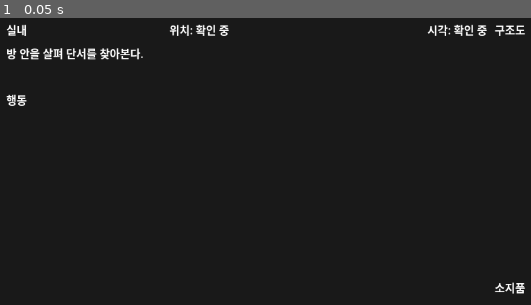
Above: before the commit, frame 1.
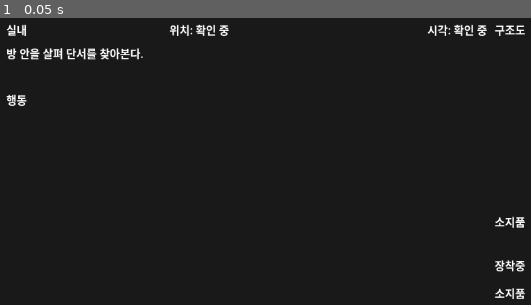
Above: after the commit, the same moment.

Repository: Pupre/apocalypse
Game: Godot game, scene res://scenes/indoor/indoor_mode.tscn
The game is run twice, just before and just after one commit, with the same random seed, the same clock (stepped at 60 frames per second) and the same inputs. This scene is started directly instead of the project's main scene.
Inputs:
- Up to frame 1 (0.05 s): no input

The runs differ from the first frame. In frame 1, 0.5% of the frame differs, in the area x 93-99%, y 68-98%.

Commit message:
fix: stabilize indoor storage and equipment ui

Diff:
--- a/game/scenes/indoor/indoor_mode.tscn
+++ b/game/scenes/indoor/indoor_mode.tscn
@@ -96,7 +96,21 @@
 autowrap_mode = 3
 text = ""
 
-[node name="InventoryItems" type="VBoxContainer" parent="Panel/Layout/Sidebar/InventoryPanel/VBox"]
+[node name="EquippedHeadingLabel" type="Label" parent="Panel/Layout/Sidebar/InventoryPanel/VBox"]
+text = "장착중"
+
+[node name="EquippedItems" type="VBoxContainer" parent="Panel/Layout/Sidebar/InventoryPanel/VBox"]
+theme_override_constants/separation = 4
+
+[node name="InventoryHeadingLabel" type="Label" parent="Panel/Layout/Sidebar/InventoryPanel/VBox"]
+text = "소지품"
+
+[node name="InventoryScroll" type="ScrollContainer" parent="Panel/Layout/Sidebar/InventoryPanel/VBox"]
+custom_minimum_size = Vector2(0, 140)
+size_flags_vertical = 3
+horizontal_scroll_mode = 0
+
+[node name="InventoryItems" type="VBoxContainer" parent="Panel/Layout/Sidebar/InventoryPanel/VBox/InventoryScroll"]
 theme_override_constants/separation = 6
 
 [node name="ItemSheet" type="PanelContainer" parent="."]
--- a/game/scripts/indoor/indoor_action_resolver.gd
+++ b/game/scripts/indoor/indoor_action_resolver.gd
@@ -120,7 +120,7 @@
 
 	var action := _get_action(event_data, event_state, action_id, run_state)
 	if action.is_empty():
-		var move_action := _get_move_action(event_data, event_state, action_id)
+		var move_action := _get_move_action(event_data, event_state, action_id, run_state)
 		if not move_action.is_empty():
 			return _apply_move_action(run_state, event_data, event_state, move_action)
 
@@ -246,8 +246,8 @@
 	return actions
 
 
-func _get_move_action(event_data: Dictionary, event_state: Dictionary, action_id: String) -> Dictionary:
-	for action in get_move_actions(event_data, event_state):
+func _get_move_action(event_data: Dictionary, event_state: Dictionary, action_id: String, run_state = null) -> Dictionary:
+	for action in get_move_actions(event_data, event_state, run_state):
 		if String(action.get("id", "")) == action_id:
 			return action
 
--- a/game/scripts/indoor/indoor_director.gd
+++ b/game/scripts/indoor/indoor_director.gd
@@ -162,6 +162,25 @@
 			"action_id": "inspect_inventory_%s" % item_id,
 		})
 
+	return rows
+
+
+func get_equipped_rows() -> Array[String]:
+	if _run_state == null:
+		var empty_rows: Array[String] = ["장착중인 장비 없음"]
+		return empty_rows
+
+	var slot_order := ["back", "body", "feet", "hands"]
+	var rows: Array[String] = []
+	for slot_id in slot_order:
+		var equipped_item: Dictionary = _run_state.equipped_items.get(slot_id, {})
+		if equipped_item.is_empty():
+			continue
+		rows.append("%s: %s" % [_slot_label(slot_id), _item_name(equipped_item, slot_id)])
+
+	if rows.is_empty():
+		var fallback_rows: Array[String] = ["장착중인 장비 없음"]
+		return fallback_rows
 	return rows
 
 
@@ -316,7 +335,14 @@
 			state_changed.emit()
 			return true
 		_selected_inventory_item_id = ""
-		_event_state["last_feedback_message"] = "%s 장착했다." % _item_name(equip_item_data, equip_item_id)
+		var replaced_item: Dictionary = equip_result.get("replaced_item", {})
+		if replaced_item.is_empty():
+			_event_state["last_feedback_message"] = "%s 장착했다." % _item_name(equip_item_data, equip_item_id)
+		else:
+			_event_state["last_feedback_message"] = "%s 장착했다. %s는 가방에 넣었다." % [
+				_item_name(equip_item_data, equip_item_id),
+				_item_name(replaced_item, String(replaced_item.get("id", "")))
+			]
 		state_changed.emit()
 		return true
 
--- a/game/scripts/indoor/indoor_mode.gd
+++ b/game/scripts/indoor/indoor_mode.gd
@@ -13,6 +13,7 @@
 var _minimap: Control = null
 var _inventory_title_label: Label = null
 var _inventory_status_label: Label = null
+var _equipped_items: VBoxContainer = null
 var _inventory_items: VBoxContainer = null
 var _item_sheet: Control = null
 var _item_sheet_title: Label = null
@@ -112,7 +113,8 @@
 	_minimap = get_node_or_null("Panel/Layout/Sidebar/MinimapPanel/VBox/MapNodes") as Control
 	_inventory_title_label = get_node_or_null("Panel/Layout/Sidebar/InventoryPanel/VBox/TitleLabel") as Label
 	_inventory_status_label = get_node_or_null("Panel/Layout/Sidebar/InventoryPanel/VBox/StatusLabel") as Label
-	_inventory_items = get_node_or_null("Panel/Layout/Sidebar/InventoryPanel/VBox/InventoryItems") as VBoxContainer
+	_equipped_items = get_node_or_null("Panel/Layout/Sidebar/InventoryPanel/VBox/EquippedItems") as VBoxContainer
+	_inventory_items = get_node_or_null("Panel/Layout/Sidebar/InventoryPanel/VBox/InventoryScroll/InventoryItems") as VBoxContainer
 	_item_sheet = get_node_or_null("ItemSheet") as Control
 	_item_sheet_title = get_node_or_null("ItemSheet/VBox/ItemNameLabel") as Label
 	_item_sheet_description = get_node_or_null("ItemSheet/VBox/ItemDescriptionLabel") as Label
@@ -175,6 +177,7 @@
 			_inventory_status_label.text = ""
 
 	if _director == null or not _director.has_method("get_inventory_rows"):
+		_refresh_equipped_items()
 		return
 
 	for row_variant in _director.get_inventory_rows():
@@ -196,6 +199,22 @@
 		item_button.pressed.connect(Callable(self, "_on_action_pressed").bind(action_id))
 		_inventory_items.add_child(item_button)
 
+	_refresh_equipped_items()
+
+
+func _refresh_equipped_items() -> void:
+	if _equipped_items == null:
+		return
+
+	_clear_children(_equipped_items)
+	if _director == null or not _director.has_method("get_equipped_rows"):
+		return
+
+	for row_text in _director.get_equipped_rows():
+		var label := Label.new()
+		label.text = String(row_text)
+		_equipped_items.add_child(label)
+
 
 func _refresh_item_sheet() -> void:
 	if _item_sheet == null:
--- a/game/tests/smoke/test_first_playable_loop.gd
+++ b/game/tests/smoke/test_first_playable_loop.gd
@@ -246,7 +246,7 @@
 		return
 	assert_eq(_map_labels(minimap_nodes), ["?", "?", "정문 진입부"], "Indoor minimap should start with the current zone and adjacent unknown rooms only.")
 
-	var inventory_items := indoor_mode.get_node_or_null("Panel/Layout/Sidebar/InventoryPanel/VBox/InventoryItems") as VBoxContainer
+	var inventory_items := indoor_mode.get_node_or_null("Panel/Layout/Sidebar/InventoryPanel/VBox/InventoryScroll/InventoryItems") as VBoxContainer
 	if not assert_true(inventory_items != null, "Indoor mode should expose an inventory item list."):
 		bootstrap.free()
 		return
--- a/game/tests/unit/test_indoor_actions.gd
+++ b/game/tests/unit/test_indoor_actions.gd
@@ -474,6 +474,15 @@
 		not bool(_action_by_id(warehouse_actions, "move_locked_storage").get("locked", false)),
 		"Locked storage should no longer be marked as locked after the office search."
 	)
+	assert_true(
+		resolver.apply_action(gate_run_state, event_data, gate_event_state, "move_locked_storage"),
+		"After taking the key, the player should be able to actually enter the locked storage."
+	)
+	assert_eq(
+		String(gate_event_state.get("current_zone_id", "")),
+		"locked_storage",
+		"Entering the storage route after taking the key should move the player into the storage room."
+	)
 
 	var hall_run_state = run_state_script.from_survivor_config({
 		"job_id": "courier",
--- a/game/tests/unit/test_indoor_mode.gd
+++ b/game/tests/unit/test_indoor_mode.gd
@@ -141,8 +141,12 @@
 		"Indoor mode should only reveal the current zone and directly connected unknown zones on the minimap."
 	)
 
-	var inventory_items := indoor_mode.get_node_or_null("Panel/Layout/Sidebar/InventoryPanel/VBox/InventoryItems") as VBoxContainer
+	var inventory_items := indoor_mode.get_node_or_null("Panel/Layout/Sidebar/InventoryPanel/VBox/InventoryScroll/InventoryItems") as VBoxContainer
 	if not assert_true(inventory_items != null, "Indoor mode should expose an inventory list container."):
+		indoor_mode.free()
+		return
+	var inventory_scroll := indoor_mode.get_node_or_null("Panel/Layout/Sidebar/InventoryPanel/VBox/InventoryScroll") as ScrollContainer
+	if not assert_true(inventory_scroll != null, "Indoor mode should mount the inventory list inside a ScrollContainer."):
 		indoor_mode.free()
 		return
 	var inventory_title_label := indoor_mode.get_node_or_null("Panel/Layout/Sidebar/InventoryPanel/VBox/TitleLabel") as Label
@@ -151,6 +155,10 @@
 		return
 	var inventory_status_label := indoor_mode.get_node_or_null("Panel/Layout/Sidebar/InventoryPanel/VBox/StatusLabel") as Label
 	if not assert_true(inventory_status_label != null, "Indoor mode should expose an inventory status label."):
+		indoor_mode.free()
+		return
+	var equipped_items := indoor_mode.get_node_or_null("Panel/Layout/Sidebar/InventoryPanel/VBox/EquippedItems") as VBoxContainer
+	if not assert_true(equipped_items != null, "Indoor mode should expose a mounted equipment list."):
 		indoor_mode.free()
 		return
 	assert_eq(
@@ -167,6 +175,11 @@
 		_inventory_labels(inventory_items),
 		["소지품 없음"],
 		"Indoor mode should show an empty inventory placeholder before the player loots anything."
+	)
+	assert_eq(
+		_inventory_labels(equipped_items),
+		["장착중인 장비 없음"],
+		"Indoor mode should show an empty equipped-items placeholder before any equipment is worn."
 	)
 	var item_sheet := indoor_mode.get_node_or_null("ItemSheet") as Control
 	if not assert_true(item_sheet != null, "Indoor mode should expose a bottom item sheet."):
@@ -294,6 +307,40 @@
 	)
 	assert_true(not item_sheet.visible, "Resolving an item-sheet action should close the bottom sheet.")
 
+	var move_entrance_button := _find_button_by_text(action_buttons, "정문 진입부로 이동한다 (10분)")
+	if not assert_true(move_entrance_button != null, "Indoor mode should expose a return action back to the entrance."):
+		indoor_mode.free()
+		return
+	move_entrance_button.emit_signal("pressed")
+	await process_frame
+	var move_food_aisle_button := _find_button_by_text(action_buttons, "식품 진열대로 이동한다 (30분)")
+	if not assert_true(move_food_aisle_button != null, "Indoor mode should expose movement from the entrance into the food aisle."):
+		indoor_mode.free()
+		return
+	move_food_aisle_button.emit_signal("pressed")
+	await process_frame
+	var move_household_goods_button := _find_button_by_text(action_buttons, "생활용품 코너로 이동한다 (30분)")
+	if not assert_true(move_household_goods_button != null, "Indoor mode should expose movement from the food aisle into household goods."):
+		indoor_mode.free()
+		return
+	move_household_goods_button.emit_signal("pressed")
+	await process_frame
+	assert_true(director.apply_action("search_household_goods"), "Director should allow searching household goods.")
+	var take_household_backpack_button := _find_button_by_prefix(action_buttons, "작은 배낭 챙긴다")
+	if not assert_true(take_household_backpack_button != null, "Household goods should reveal a backpack to take."):
+		indoor_mode.free()
+		return
+	take_household_backpack_button.emit_signal("pressed")
+	await process_frame
+	assert_true(director.apply_action("inspect_inventory_small_backpack"), "Indoor mode should allow selecting the backpack for inspection.")
+	assert_true(director.apply_action("equip_inventory_small_backpack"), "Indoor mode should allow equipping the backpack from the item sheet.")
+	await process_frame
+	assert_eq(
+		_inventory_labels(equipped_items),
+		["등: 작은 배낭"],
+		"Equipping an item should surface it in the equipped-items list."
+	)
+
 	var lighter_button := _find_button_by_text(inventory_items, "라이터 x1")
 	if not assert_true(lighter_button != null, "Remaining carried items should stay selectable after eating another item."):
 		indoor_mode.free()
@@ -313,7 +360,7 @@
 	)
 	assert_eq(
 		inventory_title_label.text,
-		"소지품 (0/8)",
+		"소지품 (0/12)",
 		"Dropping the remaining item should free all carry space."
 	)
 	assert_true(
@@ -322,13 +369,17 @@
 	)
 
 	assert_true(
+		director.apply_action("move_food_aisle"),
+		"Director should allow moving back into the food aisle from household goods."
+	)
+	assert_true(
 		director.apply_action("move_mart_entrance"),
-		"Director should allow moving back to the mart entrance."
+		"Director should allow moving back to the mart entrance from the food aisle."
 	)
 	assert_eq(
 		time_label.text,
-		"시각: 1일차 09:10",
-		"Indoor mode should update the visible time after revisiting a known zone."
+		"시각: 1일차 11:00",
+		"Indoor mode should update the visible time after walking back through known zones."
 	)
 	assert_true(
 		_find_button_by_text(action_buttons, "건물 밖으로 나간다") != null,
@@ -358,6 +409,18 @@
 	for child in container.get_children():
 		var button := child as Button
 		if button != null and button.text == expected_text:
+			return button
+
+	return null
+
+
+func _find_button_by_prefix(container: VBoxContainer, expected_prefix: String) -> Button:
+	if container == null:
+		return null
+
+	for child in container.get_children():
+		var button := child as Button
+		if button != null and button.text.begins_with(expected_prefix):
 			return button
 
 	return null
Not shown, changed: docs/handoffs/2026-04-01-indoor-prototype-iteration.md
Not shown, changed: docs/worklogs/2026-04-01-indoor-prototype-iteration.md
